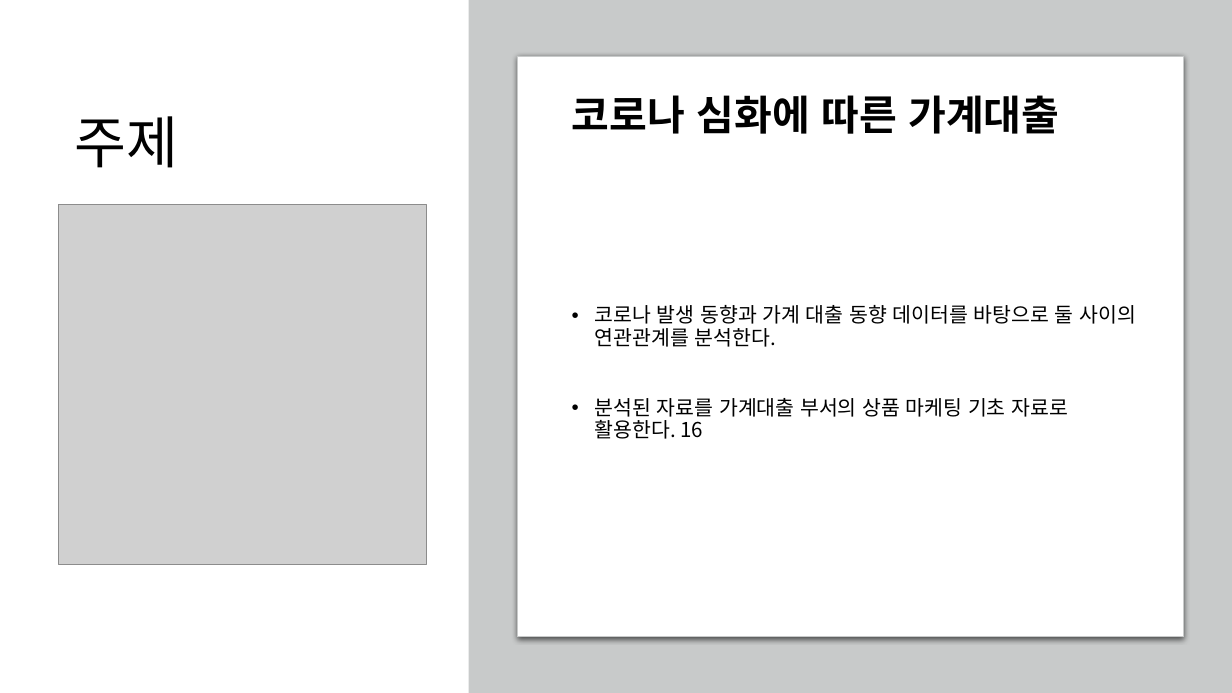
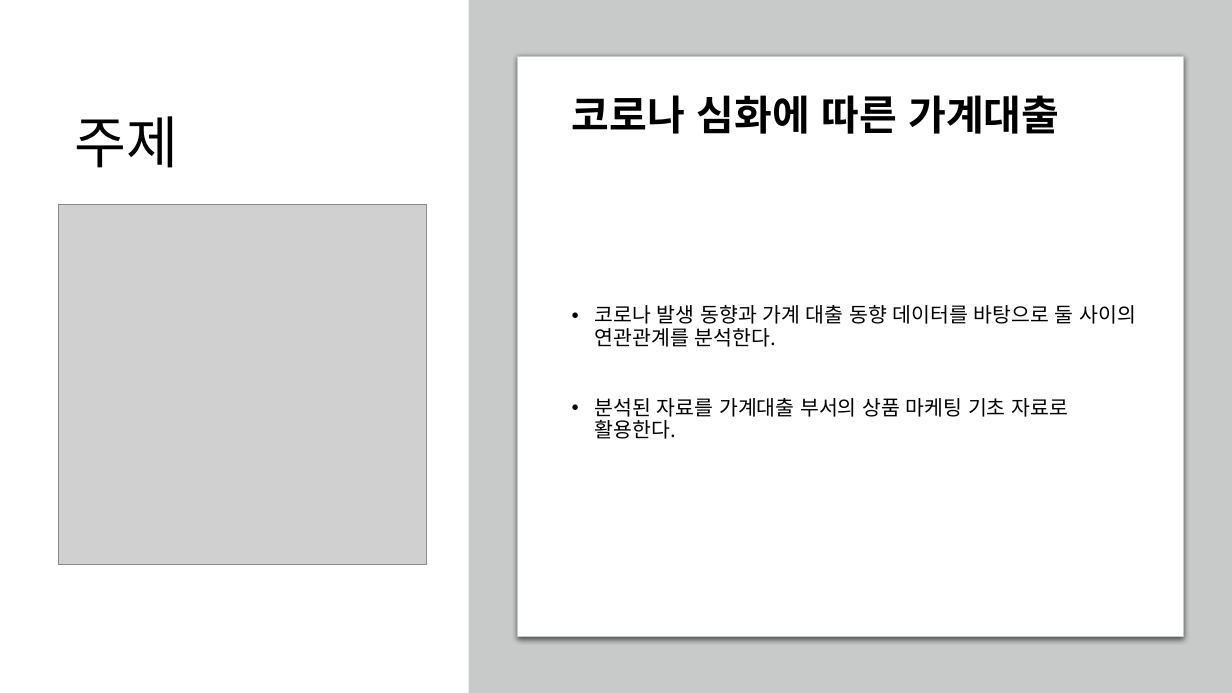
Before and after one commit to hennylee/kopo-04-database, a slide deck: slide 3 of project-2/일자별_코로나확진자수 및 가계대출/보고서_외부 데이터 적재 미니 프로젝트_이해니.pptx (slide 2 before the commit). Drawn at 1232x693 pixels with LibreOffice and Linux fonts; fonts in the diff are those of the drawing; grey boxes stand for pictures. Boxes give left, top, right and bottom in pixels: in the first picture for what was removed or moved away, otherwise in the second. Text is boxed around its words. In the diff, an @@ line names an element or a change of style, - is before the commit and + after.

```diff
--- a/project-2/일자별_코로나확진자수 및 가계대출/보고서_외부 데이터 적재 미니 프로젝트_이해니.pptx
+++ b/project-2/일자별_코로나확진자수 및 가계대출/보고서_외부 데이터 적재 미니 프로젝트_이해니.pptx
@@ text at [595,398,1069,439]: text changed @@
-• 분석된 자료를 가계대출 부서의 상품 마케팅 기초 자료로 활용한다. 16
+• 분석된 자료를 가계대출 부서의 상품 마케팅 기초 자료로 활용한다.
```
Also in this commit, not shown: 1 other slide changed, 5 slides added, 11 other files.
